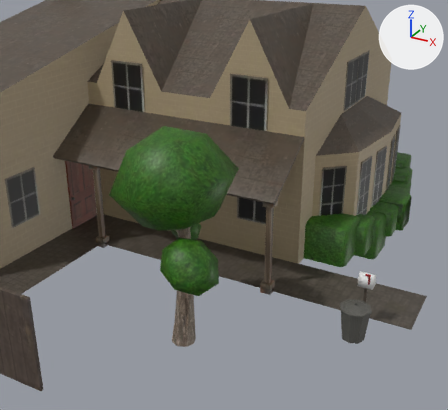
Before and after pictures for a commit that changed the FBX model Assets/Models/House 3.fbx.
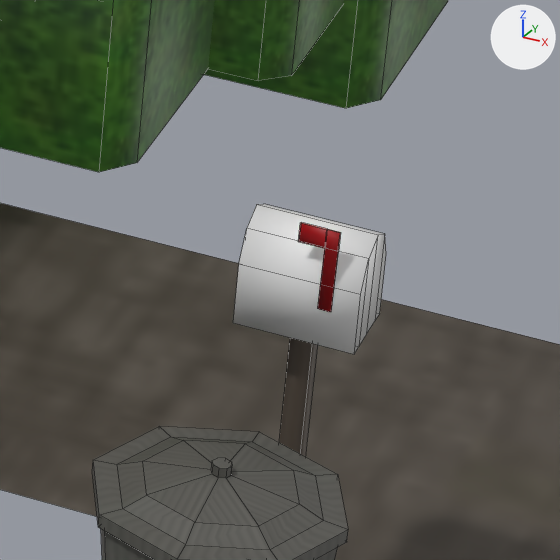
Each version is shown from a camera (50 mm lens) standing at (6.17, -8.92, 4.65) and looking at (2.67, -2.54, 1.46), then close up on the part from 73% to 89% of the width and 60% to 77% of the height. Arrows for +X, +Y and +Z are at upper right; the lights stay in place. The close-ups show mesh edges as thin lines. Where no turn or scale is listed for an object, it has been applied to the vertices. Vertices at the same position are counted once.

In view in the first close-up: 'Hedges.005', 'Mailbox.002', 'Sidewalk.002', 'Trash Can.002'.
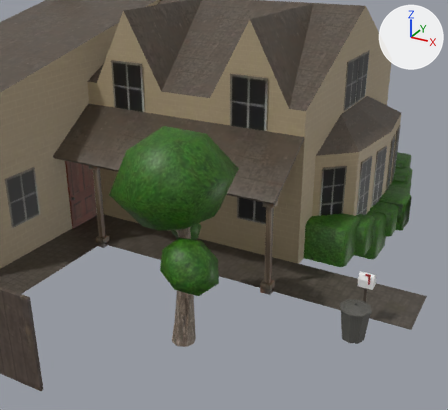
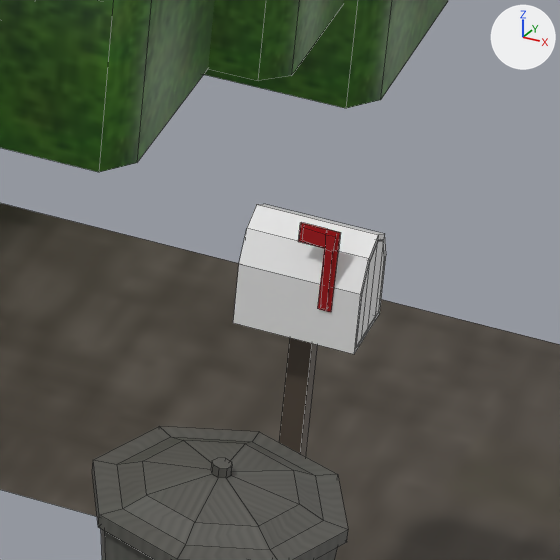
Edits to the bpy script that builds the scene:
```text
Change me_cube_104:
    used by ob_mailbox_002; location = (4.474, -2.09, 0.0)
    remove me_cube_104.from_pydata(...)  # 44 vertices, 36 faces; spans x -0.097..0.097, y -0.072..0.069, z -0.004..0.764
    add me_cube_104.from_pydata(...)  # 92 vertices, 80 faces; spans x -0.097..0.097, y -0.078..0.069, z -0.033..0.764
    me_cube_104 part 1: a new loose piece of 16 vertices spanning x -0.001..0.05, y -0.078..-0.063, z 0.627..0.758, in mat_red_005 (red #a2000a)
    me_cube_104 part 2
    8 vertices are removed from x -0.018..0.018, y -0.018..0.018, z -0.004..0.592
    10 faces are deleted
    32 vertices are added at x -0.091..0.097, y -0.064..0.064, z -0.033..0.728
    8 new vertices lie (0.0, 0.0, 0.59) away from vertices in x -0.018..0.018, y -0.018..0.018, z -0.033
    28 new faces join them, mat_doorbottom_005 (white #e7e7e7)
    12 new faces join them, mat_metalroof_006
    me_cube_104 part 3: the surface is now shaded flat
Add me_cube_004:
    me_cube_004.from_pydata(...)  # 20 vertices, 18 faces; spans x -0.009..0.0, y -0.057..0.066, z -0.003..0.156
    me_cube_004.materials.append(mat_doorbottom_005)  # white #e7e7e7
Add ob_mailbox_001:
    ob_mailbox_001 = bpy.data.objects.new('Mailbox.001', me_cube_004)
    ob_mailbox_001.location = (4.571, -2.094, 0.568)
```

Pixel boxes [x1, y1, x2, y2] of what changed, in the close-ups (560 x 560 px):
'Mailbox.001', added: after [356, 240, 385, 347]
part 1 of me_cube_104, added (red): after [302, 227, 336, 309]
part 2 of me_cube_104, built on: [279, 234, 386, 457] in both
